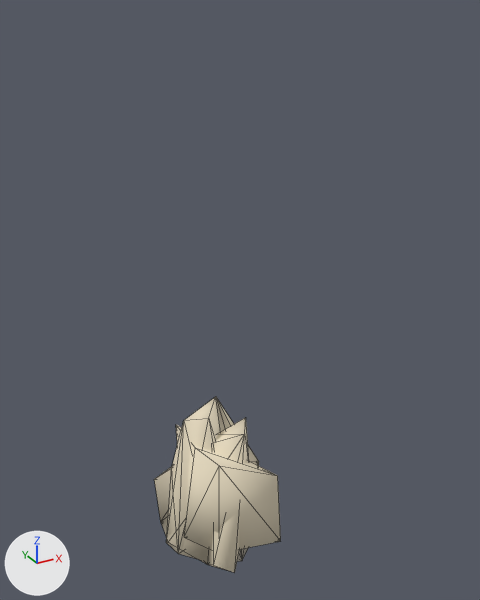
What one commit did to the glTF model Project/area/2 dino jungle/object/model/rock/GrayRockPieces.gltf.
One viewpoint serves both versions: a camera (50 mm lens) standing at (-5.35, -10.93, 9.8) and looking at (0.61, -0.09, 4.38). Every picture has the same lights, and +X, +Y and +Z are marked at lower left. Mesh edges are drawn as thin lines.

The first picture shows 'GrayRockPiece2', 'GrayRockPiece3', 'GrayRockPiece4'.
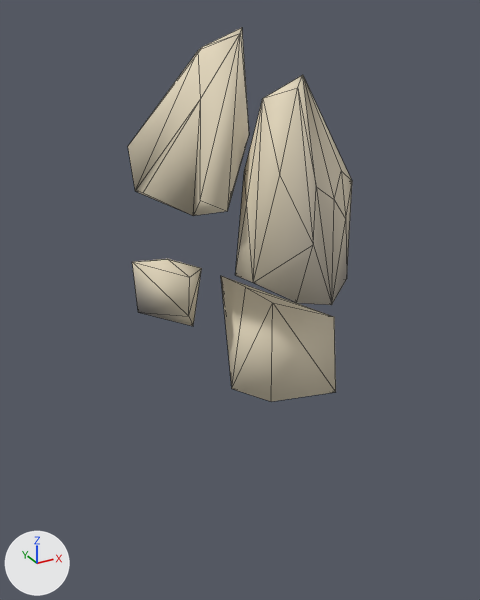
What changed in the scene script:
```text
Change ob_grayrockpiece1:
    ob_grayrockpiece1.location: (0.0, 0.0, 0.0) -> (-0.57, 0.77, 4.45)
Change ob_grayrockpiece2:
    ob_grayrockpiece2.location: (0.0, 0.0, 0.0) -> (1.02, -1.47, 6.84)
Change ob_grayrockpiece3:
    ob_grayrockpiece3.location: (0.0, 0.0, 0.0) -> (-0.1, 0.02, 7.99)
Change ob_grayrockpiece4:
    ob_grayrockpiece4.location: (0.0, 0.0, 0.0) -> (1.17, -0.11, 3.52)
```

Boxes [x1, y1, x2, y2] around the edits, measured in the pictures (480 x 600 px):
'GrayRockPiece2', moved: before [166, 397, 259, 561]; after [235, 75, 352, 305]
'GrayRockPiece3', moved: before [154, 418, 249, 573]; after [128, 28, 249, 216]
'GrayRockPiece4', moved: before [176, 425, 281, 550]; after [221, 276, 336, 402]
'GrayRockPiece1', moved (not visible before): after [132, 259, 202, 326]
